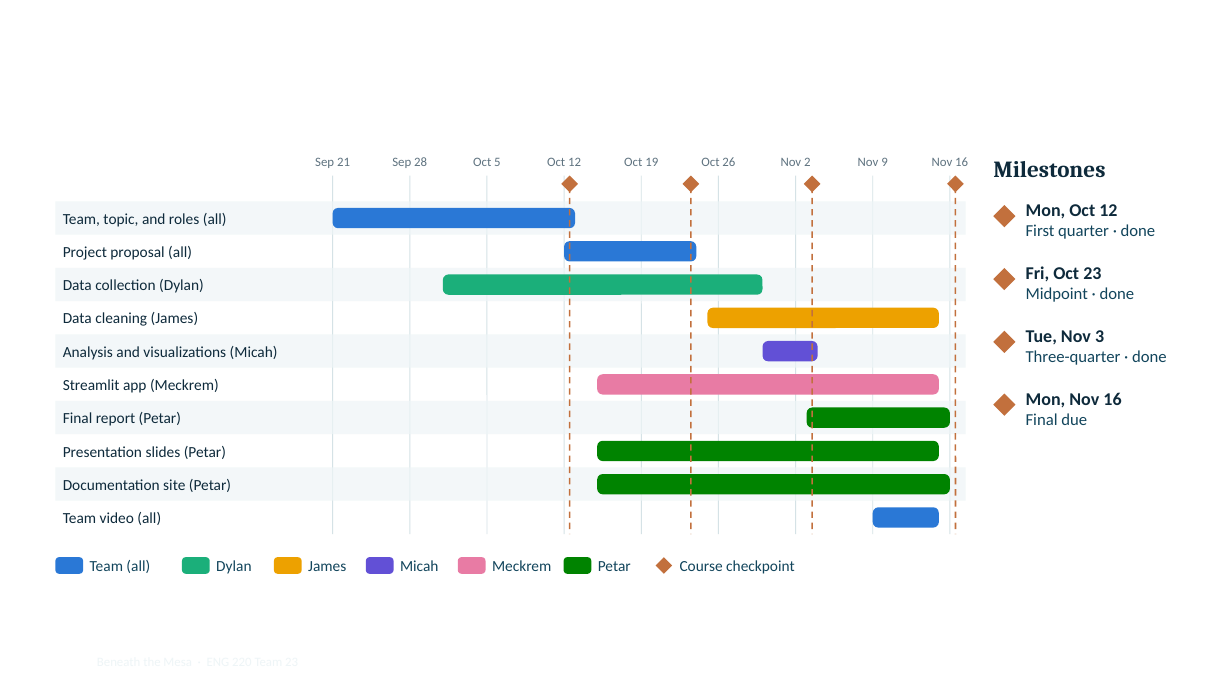
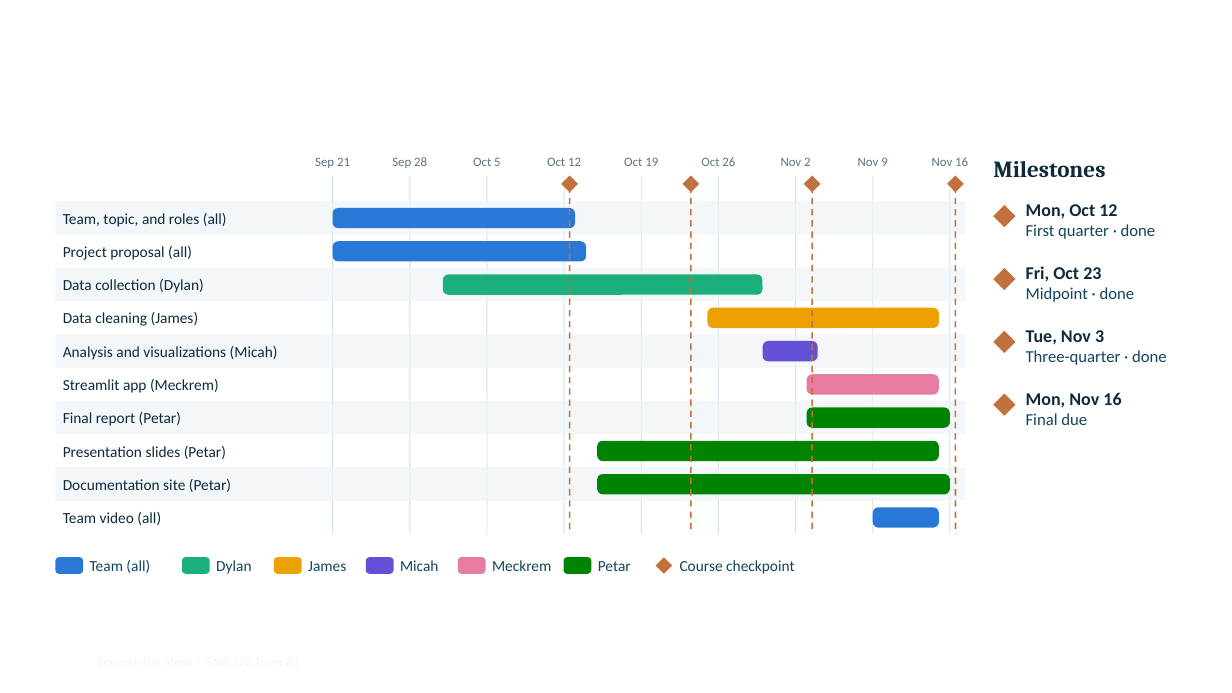
Before and after one commit to pdjordj11/eng_220_aquifer_project, a slide deck: slide 20 of files/beneath_the_mesa_slides.pptx. Drawn at 1232x693 pixels with LibreOffice and Linux fonts; fonts in the diff are those of the drawing; background and template pictures are left out. Boxes give left, top, right and bottom in pixels: in the first picture for what was removed or moved away, otherwise in the second. Text is boxed around its words. In the diff, an @@ line names an element or a change of style, - is before the commit and + after.

```diff
--- a/files/beneath_the_mesa_slides.pptx
+++ b/files/beneath_the_mesa_slides.pptx
@@ rounded rectangle: place and size @@
-rounded rectangle at (565, 241, 697, 262)
+rounded rectangle at (333, 241, 586, 262)
@@ rounded rectangle: place and size @@
-rounded rectangle at (597, 374, 939, 395)
+rounded rectangle at (807, 374, 939, 395)
```
Also in this commit, not shown: 9 other files.
